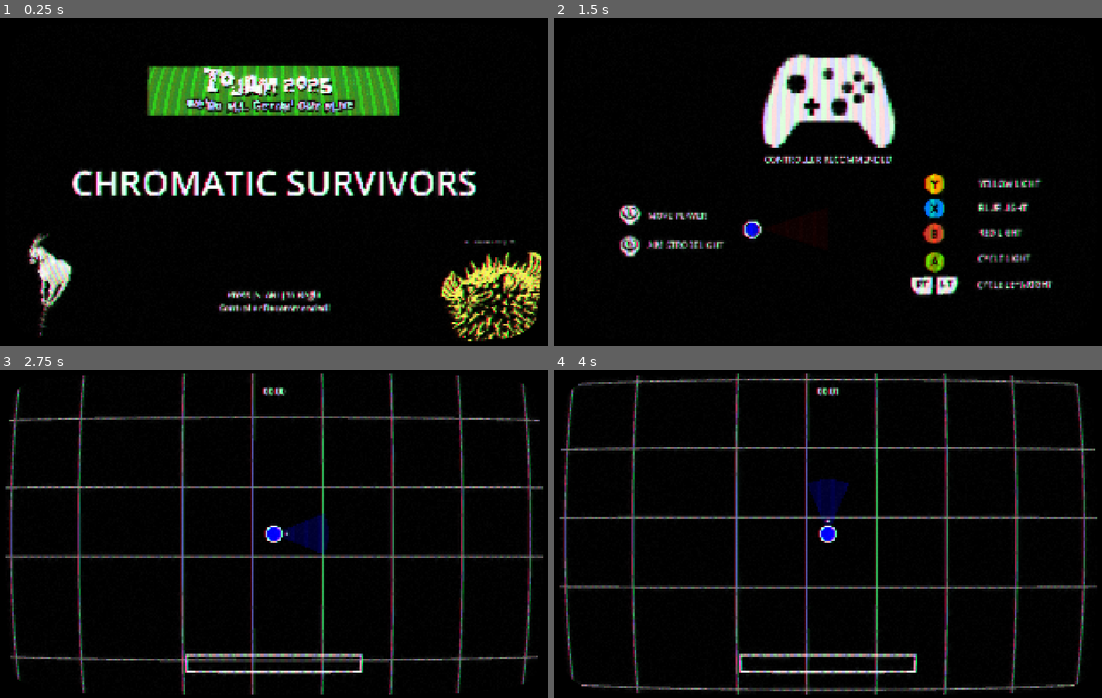
Above: before the commit, frames 1-4 (two rows, left to right).
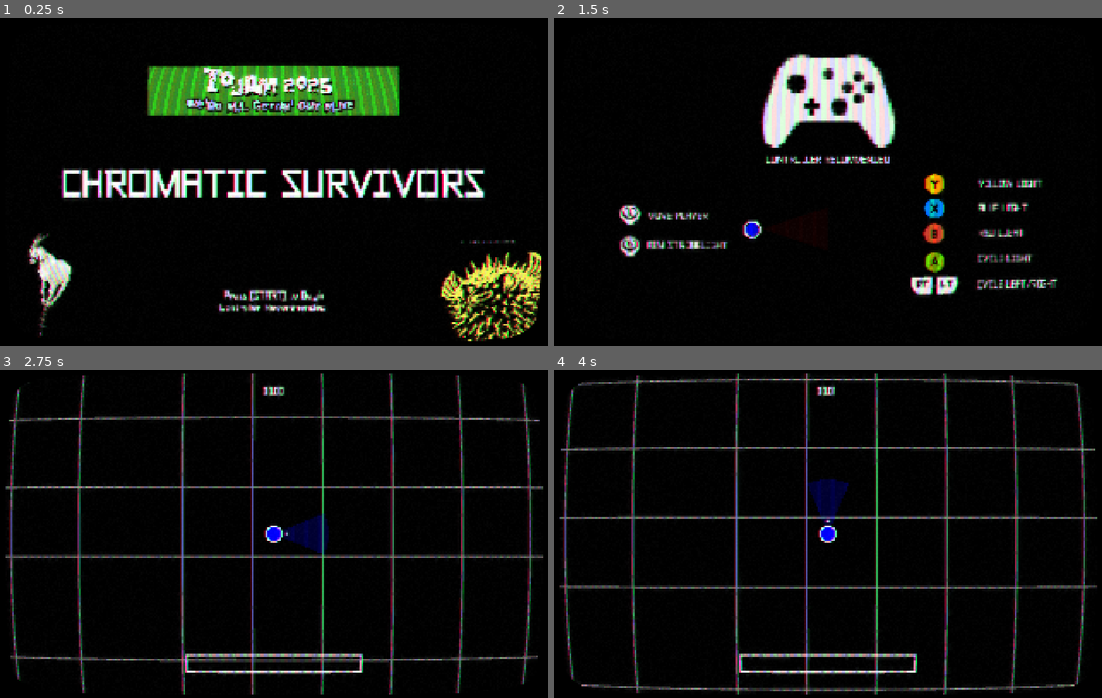
Above: after the commit, the same moments.

Repository: Team-Pufferfish/chromatic-survivors
Game: Godot game, scene res://Scenes/MainMenu.tscn
The game is run twice, just before and just after one commit, with the same random seed, the same clock (stepped at 60 frames per second) and the same inputs. Sound files missing from this copy of the repository are replaced by a short silence.
Inputs (mouse positions are in pixels of both pictures, inside the frame that each line leads up to):
- Up to frame 1 (0.25 s): no input
- Up to frame 2 (1.5 s): tap Enter (p1_start) at 0.5, 1.25 s; move the mouse to (948, 165) at 0.52 s; hold Space (p1_cycle_color_right) 0.53-1.28 s; tap Down (p1_aim_down) at 0.6 s; move the mouse to (718, 198) at 1.27 s; hold S (p1_down) from 1.28 s (still down); tap Left (p1_aim_left) at 1.35 s
- Up to frame 3 (2.75 s): move the mouse to (328, 461) at 2.02 s; release S (p1_down) at 2.03 s; hold Space (p1_cycle_color_right) from 2.03 s (still down); tap Right (p1_aim_right) at 2.1 s
- Up to frame 4 (4 s): tap Enter (p1_start) at 2.75 s; move the mouse to (800, 599) at 2.77 s; release Space (p1_cycle_color_right) at 2.78 s; hold W (p1_up) 2.78-3.53 s; tap Up (p1_aim_up) at 2.85 s; move the mouse to (992, 583) at 3.52 s; hold Q (p1_cycle_color_left) from 3.53 s (still down); tap T (p1_color_blue) at 3.6 s

The runs differ from the first frame. In frame 1, 6.4% of the frame differs, in the area x 11-94%, y 45-90%; in frame 2, 2.0%; in frame 3, 0.1%; in frame 4, 0.1%.

Commit message:
Fonts and Scenes

Diff:
--- a/chromatic-survivors/Scenes/ControllerSplash.tscn
+++ b/chromatic-survivors/Scenes/ControllerSplash.tscn
@@ -46,6 +46,21 @@
 shader_parameter/vignette_intensity = 0.0
 shader_parameter/vignette_opacity = 0.5
 
+[sub_resource type="Animation" id="Animation_6e7gq"]
+length = 0.001
+tracks/0/type = "value"
+tracks/0/imported = false
+tracks/0/enabled = true
+tracks/0/path = NodePath("CanvasLayer/FadeRect:color")
+tracks/0/interp = 1
+tracks/0/loop_wrap = true
+tracks/0/keys = {
+"times": PackedFloat32Array(0),
+"transitions": PackedFloat32Array(1),
+"update": 0,
+"values": [Color(0, 0, 0, 0)]
+}
+
 [sub_resource type="Animation" id="Animation_7x1hg"]
 resource_name = "fade_out"
 tracks/0/type = "value"
@@ -61,21 +76,6 @@
 "values": [Color(0, 0, 0, 0), Color(0, 0, 0, 1)]
 }
 
-[sub_resource type="Animation" id="Animation_6e7gq"]
-length = 0.001
-tracks/0/type = "value"
-tracks/0/imported = false
-tracks/0/enabled = true
-tracks/0/path = NodePath("CanvasLayer/FadeRect:color")
-tracks/0/interp = 1
-tracks/0/loop_wrap = true
-tracks/0/keys = {
-"times": PackedFloat32Array(0),
-"transitions": PackedFloat32Array(1),
-"update": 0,
-"values": [Color(0, 0, 0, 0)]
-}
-
 [sub_resource type="AnimationLibrary" id="AnimationLibrary_5jmfe"]
 _data = {
 &"RESET": SubResource("Animation_6e7gq"),
--- a/chromatic-survivors/Scenes/Game.gd
+++ b/chromatic-survivors/Scenes/Game.gd
@@ -35,6 +35,9 @@
 	totals.show()
 	instructions.show()
 	player_alive = false
+
+func _on_enemy_died() -> void:
+	$DeadEnemyPlayer.play()
 
 
 func _on_loot_get(colour: LightColour) -> void:
--- a/chromatic-survivors/Scenes/Game.tscn
+++ b/chromatic-survivors/Scenes/Game.tscn
@@ -1,13 +1,14 @@
-[gd_scene load_steps=18 format=3 uid="uid://cghqp7uq7cafd"]
+[gd_scene load_steps=19 format=3 uid="uid://cghqp7uq7cafd"]
 
 [ext_resource type="Script" uid="uid://coufwmh2hi3vs" path="res://Scenes/Game.gd" id="1_71axn"]
-[ext_resource type="Script" path="res://Scenes/fps.gd" id="1_b2bpf"]
+[ext_resource type="Script" uid="uid://2kbyp3mou55n" path="res://Scenes/fps.gd" id="1_b2bpf"]
 [ext_resource type="PackedScene" uid="uid://ch76b74jwc7xw" path="res://Scenes/Player.tscn" id="1_iukft"]
 [ext_resource type="Script" uid="uid://ctrm27h3oaxdc" path="res://Scripts/camera_2d.gd" id="3_2irst"]
 [ext_resource type="Script" uid="uid://5y7vuqdkncdp" path="res://Scripts/level_bonus.gd" id="3_bf53h"]
 [ext_resource type="Script" uid="uid://dti232jsdohcf" path="res://Scripts/EnemyManager.gd" id="3_j5yw3"]
 [ext_resource type="Script" uid="uid://h1j801usuh4c" path="res://Scenes/WaveManager.gd" id="4_kldst"]
 [ext_resource type="Script" uid="uid://bp5tj7s8xl07c" path="res://Scripts/GridDrawer.gd" id="10_71axn"]
+[ext_resource type="AudioStream" uid="uid://irboa4et2w7n" path="res://Sounds/explosion2.ogg" id="10_wxwew"]
 [ext_resource type="Shader" uid="uid://5smg703hdxjb" path="res://Scenes/CRT.gdshader" id="13_3cx6b"]
 [ext_resource type="AudioStream" uid="uid://dcpufkyegrn25" path="res://Sounds/explosionCrunch_001.ogg" id="14_wxwew"]
 [ext_resource type="AudioStream" uid="uid://bvqtiv404hvjv" path="res://Sounds/coin1.ogg" id="15_acvyw"]
@@ -215,20 +216,24 @@
 grow_horizontal = 2
 grow_vertical = 2
 
+[node name="DeadEnemyPlayer" type="AudioStreamPlayer" parent="."]
+stream = ExtResource("10_wxwew")
+pitch_scale = 3.03
+
 [node name="GameOverExplosionPlayer" type="AudioStreamPlayer" parent="."]
 stream = ExtResource("14_wxwew")
 
 [node name="CoinCollectPlayer" type="AudioStreamPlayer" parent="."]
 stream = ExtResource("15_acvyw")
-volume_db = -2.43
+volume_db = -10.0
 
 [node name="HealCollectPlayer" type="AudioStreamPlayer" parent="."]
 stream = ExtResource("16_alh3a")
-volume_db = -2.43
+volume_db = -10.0
 
 [node name="AudioStreamPlayer" type="AudioStreamPlayer" parent="."]
 stream = ExtResource("17_4q8tf")
-volume_db = -7.856
+volume_db = -7.0
 autoplay = true
 parameters/looping = true
 
--- a/chromatic-survivors/Scenes/WaveManager.gd
+++ b/chromatic-survivors/Scenes/WaveManager.gd
@@ -36,17 +36,57 @@
 			"spawn_rate": 1,
 			"max_enemies": 25,
 			"enemies": [
-				{ "type": EnemyType.SQUARE, "red": 10, "yellow": 0, "blue": 0, "speed": 100, "chance": 0.3 },
+				{ "type": EnemyType.SQUARE, "red": 10, "yellow": 0, "blue": 0, "speed": 100, "chance": 0.25},
+				{"type": EnemyType.SQUARE,  "red": 0,  "yellow": 0, "blue": 10, "speed": 50, "chance": 0.75 }
+			]
+		},
+		{#primary -3
+			"spawn_rate": 0.75,
+			"max_enemies": 30,
+			"enemies": [
+				{"type": EnemyType.SQUARE,  "red": 10, "yellow": 0, "blue": 0, "speed": 100, "chance": 0.25 },
+				{ "type": EnemyType.SQUARE, "red": 0,  "yellow": 15, "blue": 0, "speed": 75, "chance": 0.25 },
 				{"type": EnemyType.SQUARE,  "red": 0,  "yellow": 0, "blue": 10, "speed": 50, "chance": 0.5 }
 			]
 		},
-		{#primary -3
-			"spawn_rate": 0.75,
-			"max_enemies": 30,
-			"enemies": [
-				{"type": EnemyType.SQUARE,  "red": 10, "yellow": 0, "blue": 0, "speed": 100, "chance": 0.25 },
-				{ "type": EnemyType.SQUARE, "red": 0,  "yellow": 15, "blue": 0, "speed": 75, "chance": 0.25 },
-				{"type": EnemyType.SQUARE,  "red": 0,  "yellow": 0, "blue": 10, "speed": 50, "chance": 0.5 }
+		{#primary -3 even
+			"spawn_rate": 0.75,
+			"max_enemies": 30,
+			"enemies": [
+				{"type": EnemyType.SQUARE,  "red": 10, "yellow": 0, "blue": 0, "speed": 100, "chance": 0.33 },
+				{ "type": EnemyType.SQUARE, "red": 0,  "yellow": 15, "blue": 0, "speed": 75, "chance": 0.33 },
+				{"type": EnemyType.SQUARE,  "red": 0,  "yellow": 0, "blue": 10, "speed": 50, "chance": 0.33 }
+			]
+		},
+				{#primary - orange
+			"spawn_rate": 0.75,
+			"max_enemies": 30,
+			"enemies": [
+				{"type": EnemyType.SQUARE,  "red": 10, "yellow": 0, "blue": 0, "speed": 100, "chance": 0.25 },
+				{ "type": EnemyType.SQUARE, "red": 0,  "yellow": 15, "blue": 0, "speed": 75, "chance": 0.25 },
+				{"type": EnemyType.SQUARE,  "red": 0,  "yellow": 0, "blue": 10, "speed": 50, "chance": 0.25 },
+				{"type": EnemyType.SQUARE, "red": 10, "yellow": 15, "blue": 0, "speed": 100, "chance": 0.25 },
+			]
+		},
+				{#primary - green
+			"spawn_rate": 0.75,
+			"max_enemies": 30,
+			"enemies": [
+				{"type": EnemyType.SQUARE,  "red": 10, "yellow": 0, "blue": 0, "speed": 100, "chance": 0.25 },
+				{ "type": EnemyType.SQUARE, "red": 0,  "yellow": 15, "blue": 0, "speed": 75, "chance": 0.25 },
+				{"type": EnemyType.SQUARE,  "red": 0,  "yellow": 0, "blue": 10, "speed": 50, "chance": 0.25 },
+				{"type": EnemyType.SQUARE, "red": 0,  "yellow": 15, "blue": 10, "speed": 67, "chance": 0.25 },
+			]
+		},
+				{#primary -purple
+			"spawn_rate": 0.75,
+			"max_enemies": 30,
+
+			"enemies": [
+				{"type": EnemyType.SQUARE,  "red": 10, "yellow": 0, "blue": 0, "speed": 100, "chance": 0.25 },
+				{ "type": EnemyType.SQUARE, "red": 0,  "yellow": 15, "blue": 0, "speed": 75, "chance": 0.25 },
+				{"type": EnemyType.SQUARE,  "red": 0,  "yellow": 0, "blue": 10, "speed": 50, "chance": 0.25 },
+				{"type": EnemyType.SQUARE, "red": 10,  "yellow": 0, "blue": 10, "speed": 75, "chance": 0.25 },
 			]
 		},
 		{#star
--- a/chromatic-survivors/Scripts/Enemy.gd
+++ b/chromatic-survivors/Scripts/Enemy.gd
@@ -33,6 +33,10 @@
 
 @export var MAX_YELLOW : float
 @export var CURRENT_YELLOW : float
+signal enemy_died
+
+func _ready() -> void:
+	enemy_died.connect(game._on_enemy_died)
 
 func playDamageSound():
 	if sfx_player.playing:
@@ -52,6 +56,7 @@
 	if is_instance_valid(player):
 		var player_direction = global_position.direction_to(player.global_position)
 		velocity = player_direction * speed
+		look_at(player.global_position)
 
 	move_and_slide()
 
@@ -81,6 +86,7 @@
 	if CURRENT_RED <= 0 and CURRENT_BLUE <= 0 and CURRENT_YELLOW <= 0:
 		spawn_explosion(colour)
 		maybe_spawn_loot(colour)
+		emit_signal("enemy_died")
 		queue_free()
 
 func maybe_spawn_loot(colour:int):
--- a/chromatic-survivors/Scripts/Player.gd
+++ b/chromatic-survivors/Scripts/Player.gd
@@ -99,7 +99,7 @@
 		colorSelected.radius += 100
 	if feature_index == 1:
 		result_text += "+ Width!"
-		colorSelected.segments += 3
+		colorSelected.segments += 2
 
 	if light_colour == enumColorRandSelected:
 		$LightRotate/LineCone.generate_cone(colorSelected)
--- a/chromatic-survivors/Scripts/spawner.gd
+++ b/chromatic-survivors/Scripts/spawner.gd
@@ -3,6 +3,8 @@
 @onready var spawn_timer = $SpawnTimer
 @export var thing_to_spawn: PackedScene
 @export var divider : int = 2
+@onready var hex_guy: CharacterBody2D = $".."
+
 func _ready():
 	spawn_timer.start()  # Just to be sure
 
@@ -12,7 +14,7 @@
 func spawn_thing():
 	var instance = thing_to_spawn.instantiate()
 
-	instance.speed = 200
+	instance.speed = hex_guy.speed + 25
 	instance.CURRENT_BLUE = get_parent().CURRENT_BLUE / divider;
 	instance.CURRENT_RED = get_parent().CURRENT_RED / divider;
 	instance.CURRENT_YELLOW = get_parent().CURRENT_YELLOW / divider;
--- a/chromatic-survivors/project.godot
+++ b/chromatic-survivors/project.godot
@@ -20,6 +20,10 @@
 window/size/viewport_width=2000
 window/size/viewport_height=1200
 window/stretch/mode="canvas_items"
+
+[gui]
+
+theme/custom_font="uid://drxhx80jntu2k"
 
 [input]
 
Binary file added: chromatic-survivors/GALS.ttf
Not shown, added: chromatic-survivors/GALS.ttf.import
Binary file added: chromatic-survivors/GALSB.ttf
Not shown, added: chromatic-survivors/GALSB.ttf.import
Not shown: 1 places in chromatic-survivors/Scenes/HexGuy.tscn that only renumber resources
Not shown: 1 places in chromatic-survivors/Scenes/StarGuy.tscn that only renumber resources
Not shown, added: chromatic-survivors/Sounds/explosion1.ogg.import
Not shown, added: chromatic-survivors/Sounds/explosion2.ogg.import
Not shown, added: chromatic-survivors/Sounds/explosion3.ogg.import
Not shown, added: chromatic-survivors/Sounds/explosion4.ogg.import
Not shown, added: chromatic-survivors/Sounds/explosion5.ogg.import
Not shown, added: chromatic-survivors/Sounds/explosion1.ogg
(and 4 more such lines)
